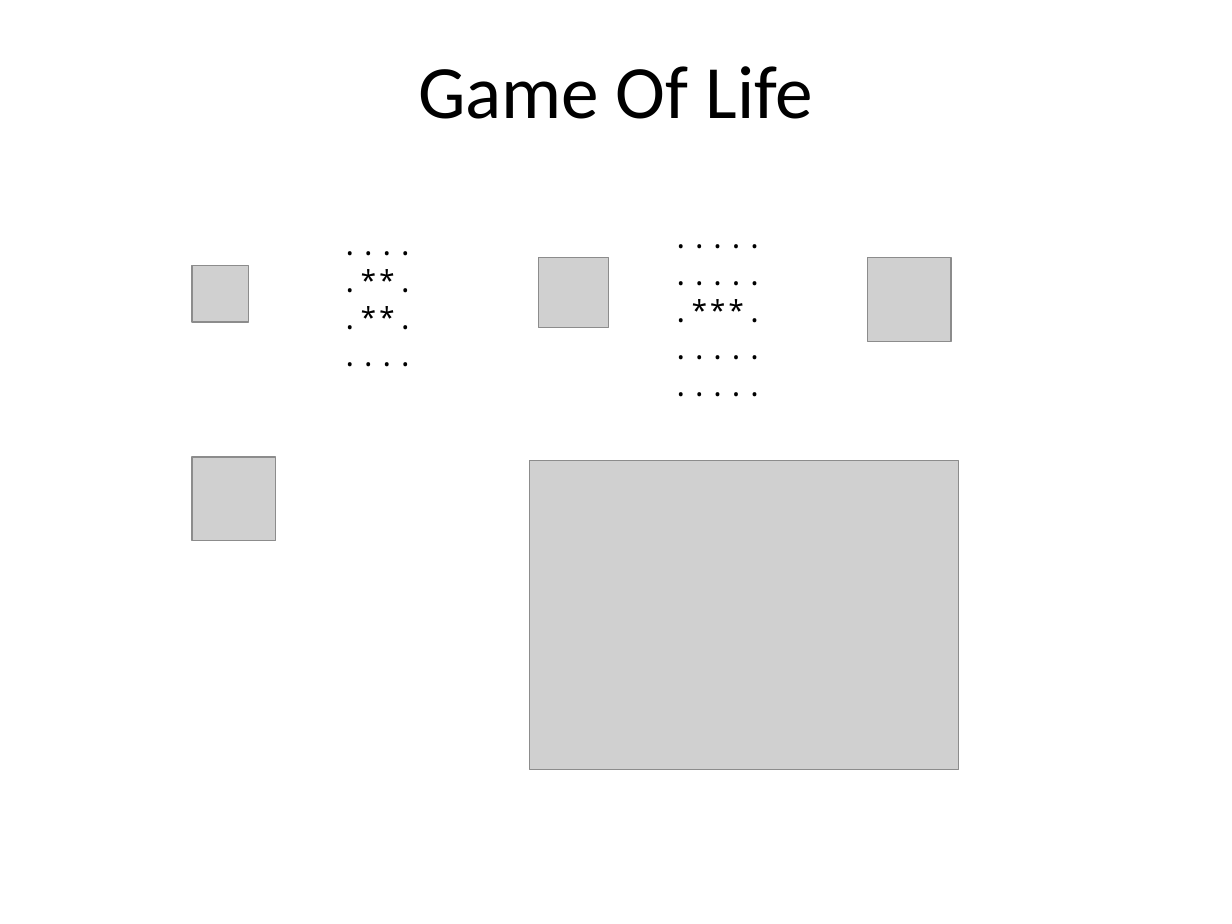
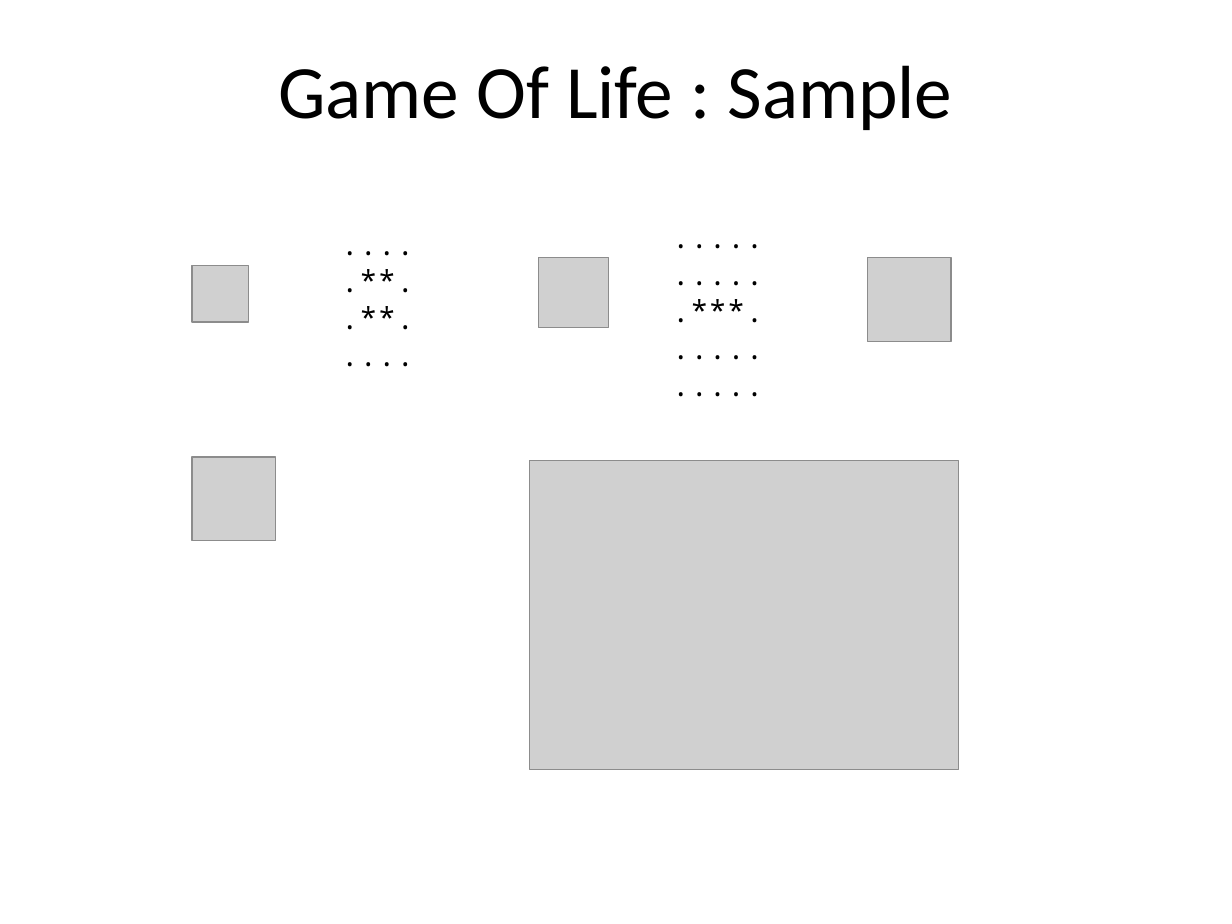
Before and after one commit to feedfood/TDD, a slide deck: slide 4 of Documents/TDD Hands On 3.pptx. Drawn at 1232x924 pixels with LibreOffice and Linux fonts; fonts in the diff are those of the drawing; grey boxes stand for pictures. Boxes give left, top, right and bottom in pixels: in the first picture for what was removed or moved away, otherwise in the second. Text is boxed around its words. In the diff, an @@ line names an element or a change of style, - is before the commit and + after.

```diff
--- a/Documents/TDD Hands On 3.pptx
+++ b/Documents/TDD Hands On 3.pptx
@@ text at (x1=278, y1=65, x2=953, y2=130): text changed @@
-Game Of Life
+Game Of Life : Sample
```
Also in this commit, not shown: 2 other slides changed, 1 slide added.
